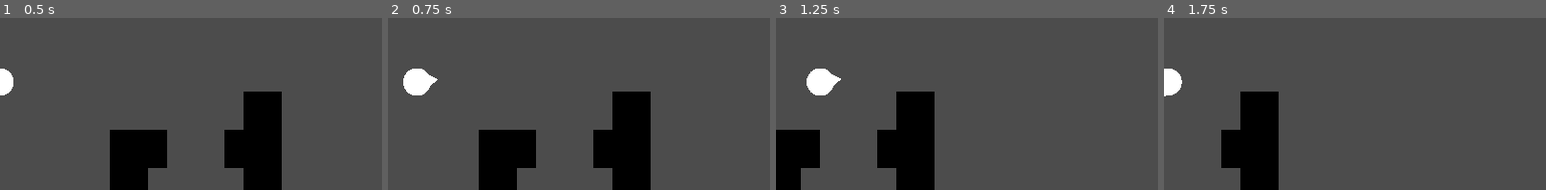
Above: before the commit, frames 1-4 (left to right).
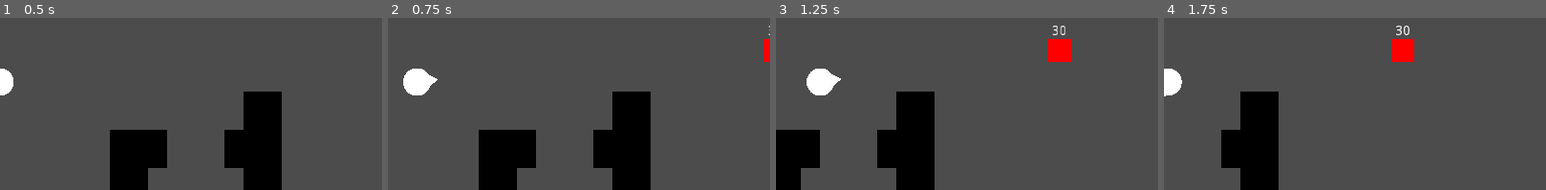
Above: after the commit, the same moments.

Repository: EmilienLeroy/EscapeTheWave
Game: Godot game, scene res://main.tscn
The game is run twice, just before and just after one commit, with the same random seed, the same clock (stepped at 60 frames per second) and the same inputs.
Inputs (mouse positions are % of the whole screen's width and height, from its top left):
- Up to frame 1 (0.5 s): no input
- Up to frame 2 (0.75 s): tap Enter at 0.5 s; move the mouse to (72, 45) at 0.52 s; hold Right (ui_right) from 0.53 s (still down); click (72, 45) at 0.67 s
- Up to frame 3 (1.25 s): keep holding Right (ui_right)
- Up to frame 4 (1.75 s): release Right (ui_right) at 1.25 s; drag from (30, 55) to (45, 70) at 1.27 s
The pictures show only the part of the screen within x 50-100%, y 31-81%; the shares and areas given below are measured in that part.

Frame 1 is identical in both runs. In frame 2, 0.2% of the frame differs, in the area x 98-100%, y 4-26%; in frame 3, 0.9%, in the area x 71-78%, y 4-26%; in frame 4, 0.9%.

Commit message:
✨ Add base mob

Diff:
--- a/entities/bullets/base/base.gd
+++ b/entities/bullets/base/base.gd
@@ -1,6 +1,7 @@
 extends Area2D
 
 export var speed = 700;
+export var damage = 10;
 
 func _ready():
 	connect("body_entered", self, "on_body_enter");
@@ -9,4 +10,7 @@
 	position += transform.x * speed * delta
 
 func on_body_enter(body):
+	if (body.is_in_group('mob') and body.has_method('damage')):
+		body.damage(damage);
+
 	queue_free();
--- /dev/null
+++ b/entities/mobs/base/base.gd
@@ -0,0 +1,16 @@
+extends KinematicBody2D
+
+export var life = 30;
+
+func _ready():
+	set_life(life);
+
+func damage(value: int):
+	life = life - value;
+	set_life(life);
+
+	if (life <= 0):
+		queue_free();
+
+func set_life(life: int):
+	$Life.text = str(life);
--- /dev/null
+++ b/entities/mobs/base/base.tscn
@@ -0,0 +1,28 @@
+[gd_scene load_steps=4 format=2]
+
+[ext_resource path="res://entities/mobs/base/base.gd" type="Script" id=1]
+
+[sub_resource type="QuadMesh" id=1]
+
+[sub_resource type="RectangleShape2D" id=2]
+extents = Vector2( 12.5, 12.5 )
+
+[node name="Mob" type="KinematicBody2D" groups=["mob"]]
+script = ExtResource( 1 )
+
+[node name="Texture" type="MeshInstance2D" parent="."]
+modulate = Color( 1, 0, 0, 1 )
+position = Vector2( 0, 1 )
+scale = Vector2( 24.875, 24.875 )
+mesh = SubResource( 1 )
+
+[node name="Collision" type="CollisionShape2D" parent="."]
+position = Vector2( 0, 1 )
+shape = SubResource( 2 )
+
+[node name="Life" type="Label" parent="."]
+margin_left = -20.0
+margin_top = -26.0
+margin_right = 20.0
+margin_bottom = -12.0
+align = 1
--- a/main.tscn
+++ b/main.tscn
@@ -1,10 +1,11 @@
-[gd_scene load_steps=6 format=2]
+[gd_scene load_steps=7 format=2]
 
 [ext_resource path="res://entities/player/player.tscn" type="PackedScene" id=1]
 [ext_resource path="res://entities/control/control.tscn" type="PackedScene" id=2]
 [ext_resource path="res://entities/wall/wall.tscn" type="PackedScene" id=3]
 [ext_resource path="res://main.gd" type="Script" id=4]
 [ext_resource path="res://entities/camera/camera.tscn" type="PackedScene" id=5]
+[ext_resource path="res://entities/mobs/base/base.tscn" type="PackedScene" id=6]
 
 [node name="Main" type="Node2D"]
 script = ExtResource( 4 )
@@ -29,3 +30,6 @@
 position = Vector2( 401, 181 )
 current = true
 target_path = NodePath("../Player")
+
+[node name="Base" parent="." instance=ExtResource( 6 )]
+position = Vector2( 650, 116 )
